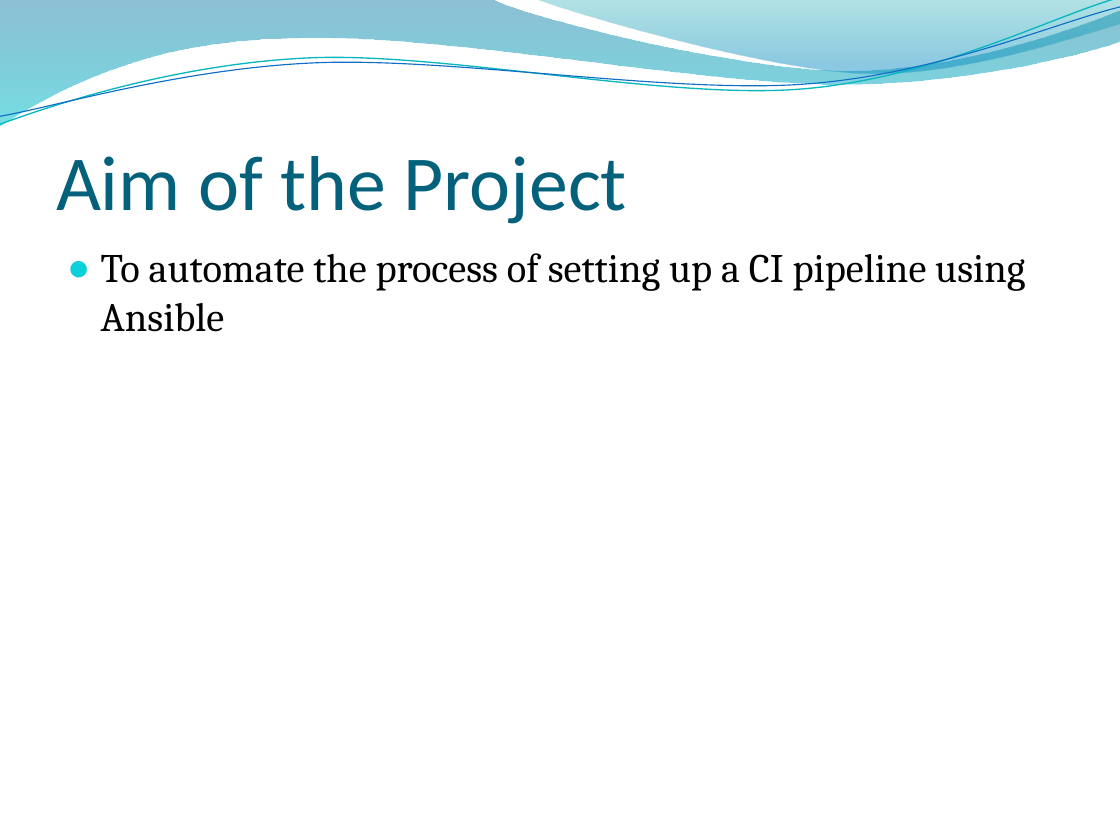
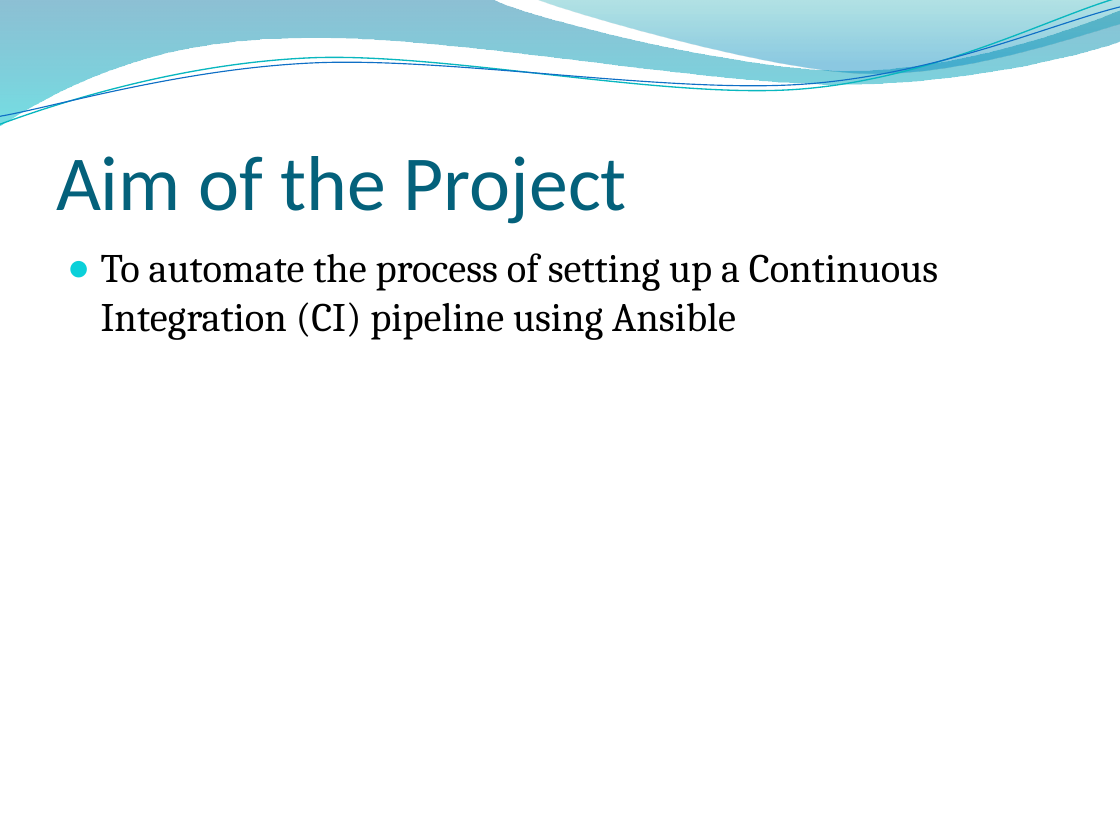
Before and after one commit to Brad94/Team2CIProject, a slide deck: slide 2 of Presentation.pptx. Drawn at 1120x840 pixels with LibreOffice and Linux fonts; fonts in the diff are those of the drawing; background and template pictures are left out. Boxes give left, top, right and bottom in pixels: in the first picture for what was removed or moved away, otherwise in the second. Text is boxed around its words. In the diff, an @@ line names an element or a change of style, - is before the commit and + after.

```diff
--- a/Presentation.pptx
+++ b/Presentation.pptx
@@ text at box(101, 253, 938, 340): text changed @@
-● To automate the process of setting up a CI pipeline using Ansible
+● To automate the process of setting up a Continuous Integration (CI) pipeline using Ansible
```
Also in this commit, not shown: 9 other slides changed, 7 slides added.
